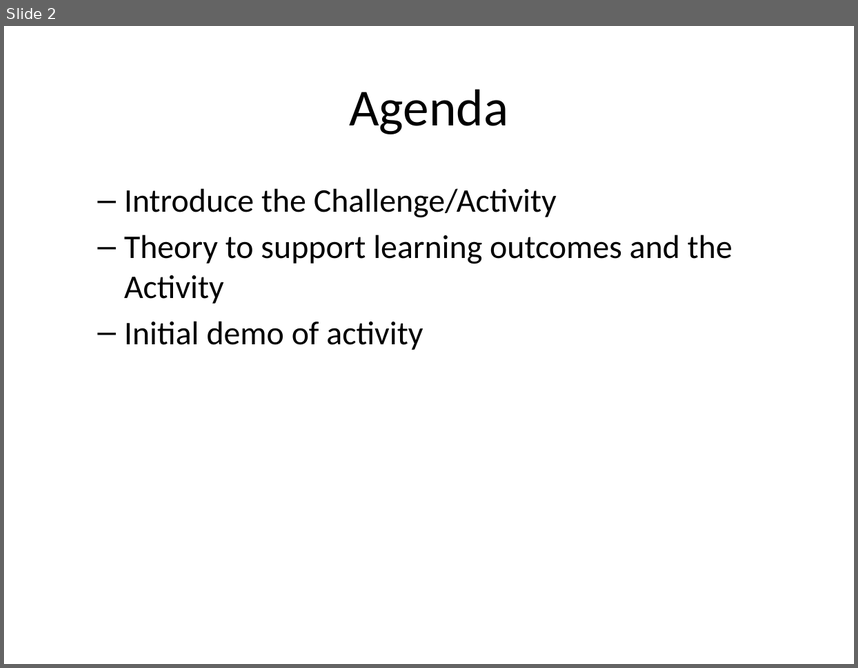
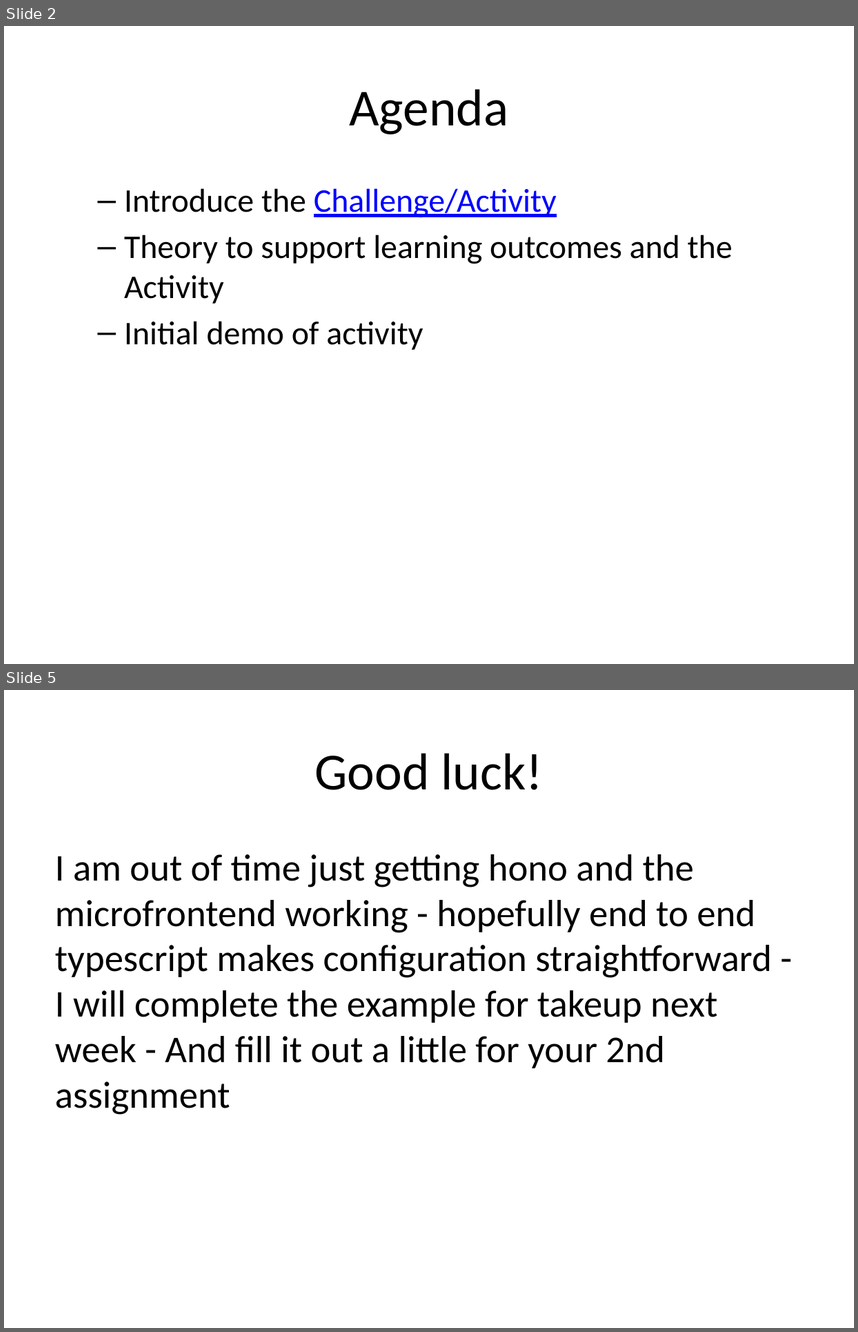
Before and after one commit to rhildred/INFO8985, a slide deck: microfrontend_log_appender/slides.pptx. Shown one above the other, each under a label of ours: slide 2 before the commit, slides 2 and 5 after it; the slides between them are not shown. The pictures are 858x668 and 858x1332 pixels, drawn with LibreOffice and Linux fonts; fonts in the diff are those of the drawing. Boxes give left, top, right and bottom in pixels: in the first picture for what was removed or moved away, otherwise in the second. Text is boxed around its words. In the diff, an @@ line names an element or a change of style, - is before the commit and + after.

```diff
--- a/microfrontend_log_appender/slides.pptx
+++ b/microfrontend_log_appender/slides.pptx
@@ slide 5 added at <box>4,690,854,1328</box>, background #FFFFFF @@
@@ title added at <box>314,753,543,790</box>, 44 pt, text #000000 @@
+Good luck!
@@ text added at <box>55,854,772,1114</box>, 32 pt, text #000000 @@
+I am out of time just getting hono and the microfrontend working - hopefully end to end typescript makes configuration straightforward - I will complete the example for takeup next week - And fill it out a little for your 2nd assignment
@@ slide 2 changed as well @@
@@ text at <box>124,188,557,218</box>: text colour #000000 to #0000FF, underline on in "Challenge/Activity" @@
```
Also in this commit, not shown: 3 other slides added, 1 slide removed, 11 other files.
